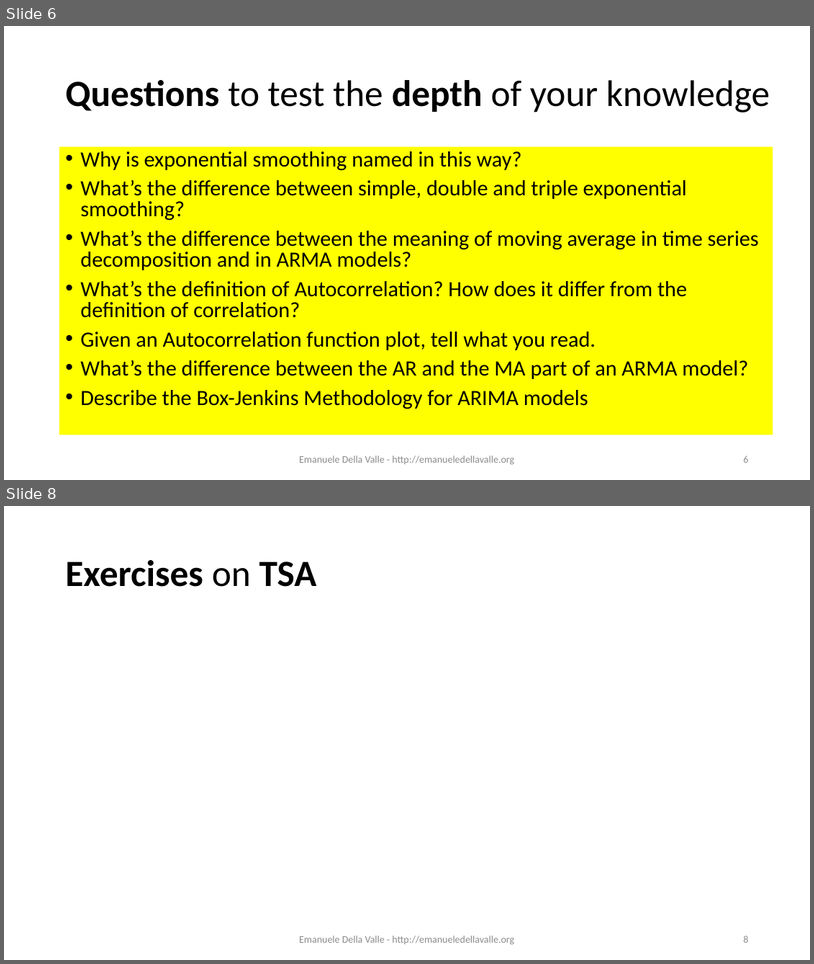
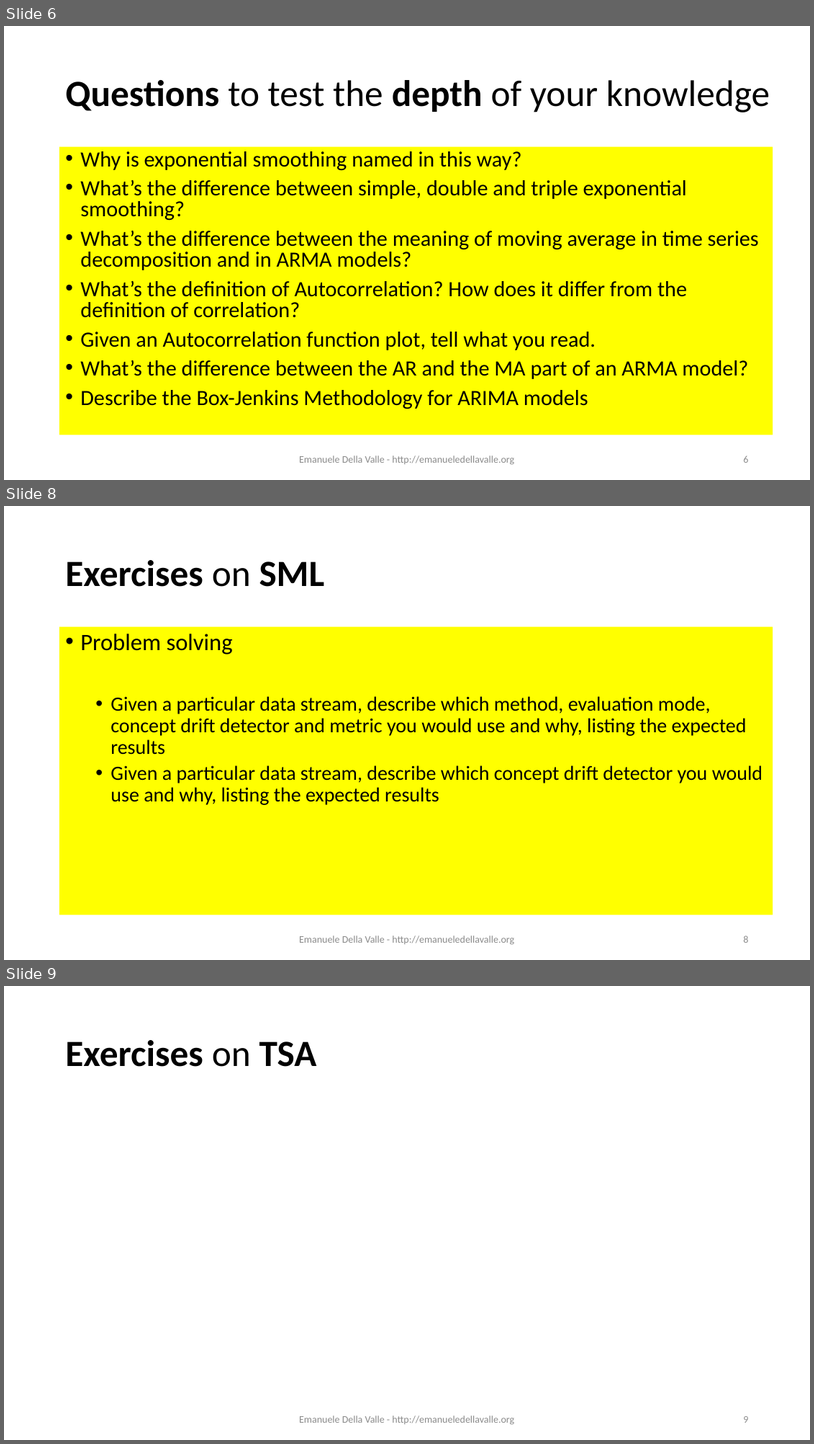
Before and after one commit to eugeniovaretti/streaming-data-analytics, a slide deck: lectures/11_SDS_exam-preview/11_Streaming-Data-Science_exam-preview.pptx. Shown one above the other, each under a label of ours: slides 6 and 8 before the commit, slides 6, 8 and 9 after it; the slides between them are not shown. The pictures are 814x964 and 814x1444 pixels, drawn with LibreOffice and Linux fonts; fonts in the diff are those of the drawing. Boxes give left, top, right and bottom in pixels: in the first picture for what was removed or moved away, otherwise in the second. Text is boxed around its words. In the diff, an @@ line names an element or a change of style, - is before the commit and + after.

```diff
--- a/lectures/11_SDS_exam-preview/11_Streaming-Data-Science_exam-preview.pptx
+++ b/lectures/11_SDS_exam-preview/11_Streaming-Data-Science_exam-preview.pptx
@@ slide 8 added at (x1=4, y1=506, x2=810, y2=960), background #FFFFFF @@
@@ title added at (x1=65, y1=560, x2=325, y2=587), 44 pt, text #000000, bold @@
+Exercises on SML
@@ text added at (x1=59, y1=627, x2=774, y2=915), fill #FFFF00, 24 pt, text #000000 @@
+• Problem solving
+  • Given a particular data stream, describe which method, evaluation mode, concept drift detector and metric you would use and why, listing the expected results
+  • Given a particular data stream, describe which concept drift detector you would use and why, listing the expected results
@@ text added at (x1=299, y1=935, x2=514, y2=944), 12 pt, text #8C8C8C @@
+Emanuele Della Valle - http://emanueledellavalle.org
@@ page number added at (x1=743, y1=935, x2=748, y2=942), 12 pt, text #8C8C8C @@
+8
@@ what was slide 8 is now slide 9 @@
@@ page number at (x1=743, y1=1416, x2=748, y2=1422): text changed @@
-8
+9
```
Also in this commit, not shown: 2 slides changed, 1 other file.
